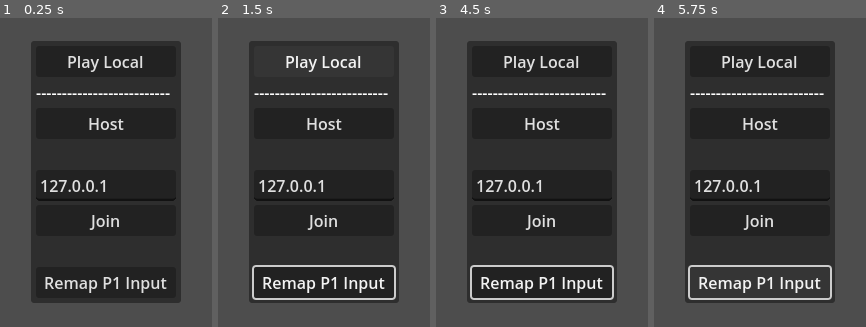
Above: before the commit, frames 1-4 (left to right).
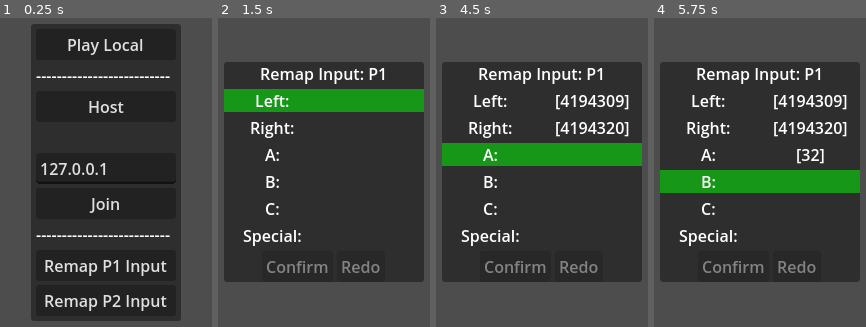
Above: after the commit, the same moments.

Repository: SamBumgardner/spellstrike
Game: Godot game, scene res://network/main.tscn
Two runs of this game, one before a commit and one after it. Both use one fixed random seed, a clock stepped at 60 frames per second and the inputs below.
Inputs (mouse positions are in pixels of both pictures, inside the frame that each line leads up to):
- Up to frame 1 (0.25 s): no input
- Up to frame 2 (1.5 s): click "Remap P1 Input" at 0.5 s; click (324, 61) at 1.25 s, where only the run before the commit has a clickable "Play Local"
- Up to frame 3 (4.5 s): click (542, 61) at 2 s, where only the run before the commit has a clickable "Play Local"; click (542, 123) at 2.75 s, where only the run before the commit has a clickable "Host"; click (542, 221) at 3.5 s, where only the run before the commit has a clickable "Join"; tap Enter at 4.25 s; move the mouse to (outside the picture) at 4.27 s; hold Up from 4.28 s (still down); click (outside the picture) at 4.42 s
- Up to frame 4 (5.75 s): release Up at 5 s; tap Space at 5 s; drag from (outside the picture) to (719, 293) at 5.02 s

The runs differ from the first frame. In frame 1, 15% of the frame differs, in the area x 14-86%, y 1-99%; in frame 2, 34%; in frame 3, 39%, in the area x 2-98%, y 7-93%; in frame 4, 36%.

Commit message:
build visual display for input rebinding

Diff:
--- a/game/network/main.gd
+++ b/game/network/main.gd
@@ -6,6 +6,13 @@
 
 # Port mapping for online multiplayer
 func _ready():
+    $InputRemapperDisplay.confirmed.connect(_on_remapper_display_confirmed)
+    $InputRemapperDisplay.redo.connect(_on_remap_button_pressed)
+
+    $InputMapperLogic.waiting_for_next_input.connect($InputRemapperDisplay._on_waiting_for_next_input)
+    $InputMapperLogic.input_received.connect($InputRemapperDisplay._on_input_received)
+    $InputMapperLogic.remap_complete.connect($InputRemapperDisplay._on_remap_complete)
+
     if OS.get_name() != "Web":
         # not friendly with sam's current router, but also not required for testing.
 
@@ -27,8 +34,18 @@
     %Menu.hide()
     load_game(1, 1)
 
-func _on_remap_button_pressed():
-    InputMappingManager.p1_input_mapping = await $InputMapperLogic.collect_input_mapping()
+func _on_remap_button_pressed(side: Player.Side):
+    $Menu.hide()
+    $InputRemapperDisplay.start(side)
+    if side == Player.Side.P1:
+        InputMappingManager.p1_input_mapping = await $InputMapperLogic.collect_input_mapping()
+    elif side == Player.Side.P2:
+        InputMappingManager.p2_input_mapping = await $InputMapperLogic.collect_input_mapping()
+
+func _on_remapper_display_confirmed():
+    $InputRemapperDisplay.hide()
+    $Menu.show()
+    $"Menu/MarginContainer/VBoxContainer/Remap P1 Input".grab_focus.call_deferred()
 
 # Server
 func _on_host_button_pressed():
--- a/game/network/main.tscn
+++ b/game/network/main.tscn
@@ -1,8 +1,9 @@
-[gd_scene load_steps=4 format=3 uid="uid://bjtha7dq81a0"]
+[gd_scene load_steps=5 format=3 uid="uid://bjtha7dq81a0"]
 
 [ext_resource type="Script" path="res://network/main.gd" id="1_mcj1k"]
 [ext_resource type="PackedScene" uid="uid://bmufwtv6hw8ys" path="res://TestGameplay.tscn" id="2_agxsy"]
 [ext_resource type="Script" path="res://options/InputRemapperLogic.gd" id="3_tjof3"]
+[ext_resource type="PackedScene" uid="uid://ca1rtsmwjcvlc" path="res://options/InputRemapperDisplay.tscn" id="4_b3cy8"]
 
 [node name="Main" type="Node"]
 script = ExtResource("1_mcj1k")
@@ -68,10 +69,15 @@
 
 [node name="Label3" type="Label" parent="Menu/MarginContainer/VBoxContainer"]
 layout_mode = 2
+text = "--------------------------"
 
 [node name="Remap P1 Input" type="Button" parent="Menu/MarginContainer/VBoxContainer"]
 layout_mode = 2
 text = "Remap P1 Input"
+
+[node name="Remap P2 Input" type="Button" parent="Menu/MarginContainer/VBoxContainer"]
+layout_mode = 2
+text = "Remap P2 Input"
 
 [node name="DisplayPublicIP" type="Label" parent="."]
 unique_name_in_owner = true
@@ -79,8 +85,21 @@
 offset_bottom = 26.0
 metadata/_edit_lock_ = true
 
+[node name="InputRemapperDisplay" parent="." instance=ExtResource("4_b3cy8")]
+visible = false
+anchors_preset = 8
+anchor_left = 0.5
+anchor_top = 0.5
+anchor_right = 0.5
+anchor_bottom = 0.5
+offset_left = -100.0
+offset_top = -110.0
+offset_right = 100.0
+offset_bottom = 110.0
+
 [connection signal="pressed" from="Menu/MarginContainer/VBoxContainer/LocalButton" to="." method="_on_local_button_pressed"]
 [connection signal="pressed" from="Menu/MarginContainer/VBoxContainer/HostButton" to="." method="_on_host_button_pressed"]
 [connection signal="text_submitted" from="Menu/MarginContainer/VBoxContainer/To" to="." method="_on_to_text_submitted"]
 [connection signal="pressed" from="Menu/MarginContainer/VBoxContainer/JoinButton" to="." method="_on_join_button_pressed"]
-[connection signal="pressed" from="Menu/MarginContainer/VBoxContainer/Remap P1 Input" to="." method="_on_remap_button_pressed"]
+[connection signal="pressed" from="Menu/MarginContainer/VBoxContainer/Remap P1 Input" to="." method="_on_remap_button_pressed" binds= [0]]
+[connection signal="pressed" from="Menu/MarginContainer/VBoxContainer/Remap P2 Input" to="." method="_on_remap_button_pressed" binds= [1]]
--- /dev/null
+++ b/game/options/ActionInputPair.gd
@@ -0,0 +1,22 @@
+class_name ActionInputPair extends Control
+
+const default_color: Color = Color.TRANSPARENT
+
+var action: String:
+    set(x):
+        action = x
+        $HBoxContainer/ActionName.text = action + ":"
+var input: String:
+    set(x):
+        input = x
+        $HBoxContainer/MappedInput.text = input
+
+func set_mapping(new_action: String, new_input: String) -> void:
+    action = new_action
+    input = new_input
+
+func highlight(color:Color) -> void:
+    $ColorRect.color = color
+
+func unhighlight() -> void:
+    $ColorRect.color = default_color
--- /dev/null
+++ b/game/options/ActionInputPair.tscn
@@ -0,0 +1,27 @@
+[gd_scene load_steps=2 format=3 uid="uid://cid5r0vr4uqf7"]
+
+[ext_resource type="Script" path="res://options/ActionInputPair.gd" id="1_0pnyy"]
+
+[node name="ActionInputPair" type="MarginContainer"]
+custom_minimum_size = Vector2(200, 0)
+offset_right = 200.0
+offset_bottom = 23.0
+size_flags_horizontal = 4
+script = ExtResource("1_0pnyy")
+
+[node name="ColorRect" type="ColorRect" parent="."]
+layout_mode = 2
+color = Color(1, 1, 1, 0)
+
+[node name="HBoxContainer" type="HBoxContainer" parent="."]
+layout_mode = 2
+
+[node name="ActionName" type="Label" parent="HBoxContainer"]
+layout_mode = 2
+size_flags_horizontal = 6
+text = "Action:"
+
+[node name="MappedInput" type="Label" parent="HBoxContainer"]
+layout_mode = 2
+size_flags_horizontal = 6
+text = "blah"
--- /dev/null
+++ b/game/options/InputRemapperDisplay.gd
@@ -0,0 +1,49 @@
+class_name InputRemapperDisplay extends Control
+
+@export var highlight_color = Color(Color.GREEN, .5)
+
+@onready var action_input_pairs: Array = get_tree().get_nodes_in_group("action_input_pair")
+@onready var confirm_button: Button = $VBoxContainer/HBoxContainer/Confirm
+@onready var redo_button: Button = $VBoxContainer/HBoxContainer/Redo
+
+@onready var confirmed: Signal = confirm_button.pressed
+@onready var redo: Signal = redo_button.pressed
+
+var action_input_pairs_mapped: Dictionary
+var selected_action_input_pair: ActionInputPair
+
+func _ready() -> void:
+    action_input_pairs_mapped = {}
+    assert(InputRetriever.INPUT_FRIENDLY_NAMES.size() == action_input_pairs.size())
+    for i in action_input_pairs.size():
+        action_input_pairs_mapped[InputRetriever.INPUT_KEYS[i]] = action_input_pairs[i]
+
+func start(side: Player.Side = Player.Side.P1) -> void:
+    visible = true
+    $VBoxContainer/Title.text = "Remap Input: P%d" % (side + 1)
+
+    # clear out old mapping info:
+    assert(InputRetriever.INPUT_FRIENDLY_NAMES.size() == action_input_pairs.size())
+    for i in action_input_pairs.size():
+        action_input_pairs[i].set_mapping(InputRetriever.INPUT_FRIENDLY_NAMES[i], "")
+
+    confirm_button.disabled = true
+    redo_button.disabled = true
+
+    grab_focus.call_deferred()
+
+func _on_waiting_for_next_input(input_key: String) -> void:
+    # get the action_input_pairs
+    if selected_action_input_pair != null:
+        selected_action_input_pair.unhighlight()
+
+    selected_action_input_pair = action_input_pairs_mapped[input_key]
+    selected_action_input_pair.highlight(highlight_color)
+
+func _on_input_received(input_info: Array) -> void:
+    selected_action_input_pair.input = str(input_info.slice(0, 2))
+
+func _on_remap_complete(_complete_input_map) -> void:
+    selected_action_input_pair.unhighlight()
+    confirm_button.disabled = false
+    redo_button.disabled = false
--- a/game/options/InputRemapperDisplay.tscn
+++ b/game/options/InputRemapperDisplay.tscn
@@ -1,9 +1,49 @@
-[gd_scene format=3 uid="uid://ca1rtsmwjcvlc"]
+[gd_scene load_steps=3 format=3 uid="uid://ca1rtsmwjcvlc"]
 
-[node name="InputRemapperDisplay" type="Control"]
-layout_mode = 3
-anchors_preset = 15
-anchor_right = 1.0
-anchor_bottom = 1.0
+[ext_resource type="Script" path="res://options/InputRemapperDisplay.gd" id="1_3lelf"]
+[ext_resource type="PackedScene" uid="uid://cid5r0vr4uqf7" path="res://options/ActionInputPair.tscn" id="1_wkbd2"]
+
+[node name="InputRemapperDisplay" type="PanelContainer"]
+offset_right = 200.0
+offset_bottom = 220.0
 grow_horizontal = 2
 grow_vertical = 2
+script = ExtResource("1_3lelf")
+
+[node name="VBoxContainer" type="VBoxContainer" parent="."]
+layout_mode = 2
+
+[node name="Title" type="Label" parent="VBoxContainer"]
+layout_mode = 2
+text = "Remap Input: P1"
+horizontal_alignment = 1
+
+[node name="ActionInputPair" parent="VBoxContainer" groups=["action_input_pair"] instance=ExtResource("1_wkbd2")]
+layout_mode = 2
+
+[node name="ActionInputPair2" parent="VBoxContainer" groups=["action_input_pair"] instance=ExtResource("1_wkbd2")]
+layout_mode = 2
+
+[node name="ActionInputPair3" parent="VBoxContainer" groups=["action_input_pair"] instance=ExtResource("1_wkbd2")]
+layout_mode = 2
+
+[node name="ActionInputPair4" parent="VBoxContainer" groups=["action_input_pair"] instance=ExtResource("1_wkbd2")]
+layout_mode = 2
+
+[node name="ActionInputPair5" parent="VBoxContainer" groups=["action_input_pair"] instance=ExtResource("1_wkbd2")]
+layout_mode = 2
+
+[node name="ActionInputPair6" parent="VBoxContainer" groups=["action_input_pair"] instance=ExtResource("1_wkbd2")]
+layout_mode = 2
+
+[node name="HBoxContainer" type="HBoxContainer" parent="VBoxContainer"]
+layout_mode = 2
+size_flags_horizontal = 4
+
+[node name="Confirm" type="Button" parent="VBoxContainer/HBoxContainer"]
+layout_mode = 2
+text = "Confirm"
+
+[node name="Redo" type="Button" parent="VBoxContainer/HBoxContainer"]
+layout_mode = 2
+text = "Redo"
--- a/game/player/input/InputRetriever.gd
+++ b/game/player/input/InputRetriever.gd
@@ -1,6 +1,7 @@
 class_name InputRetriever extends RefCounted
 
 const INPUT_KEYS = ["l", "r", "a", "b", "c", "s"]
+const INPUT_FRIENDLY_NAMES = ["Left", "Right", "A", "B", "C", "Special"]
 
 var control_type: ControlType = ControlType.KEYBOARD;
 var device_id: int = 0;
@@ -21,7 +22,7 @@
     "a": [78], # N
     "b": [77], # M
     "c": [188], # ,
-    "s": [190], # .
+    "s": [190], #.
 }
 
 static var DEFAULT_CONTROLLER = {
@@ -30,7 +31,7 @@
     "a": [0, 2], # N
     "b": [0, 3], # M
     "c": [0, 10], # ,
-    "s": [0, 0], # .
+    "s": [0, 0], #.
 }
 
 static var DEFAULT_CONTROLLER_2 = {
@@ -39,7 +40,7 @@
     "a": [1, 2], # N
     "b": [1, 3], # M
     "c": [1, 10], # ,
-    "s": [1, 0], # .
+    "s": [1, 0], #.
 }
 
 const EMPTY := {
